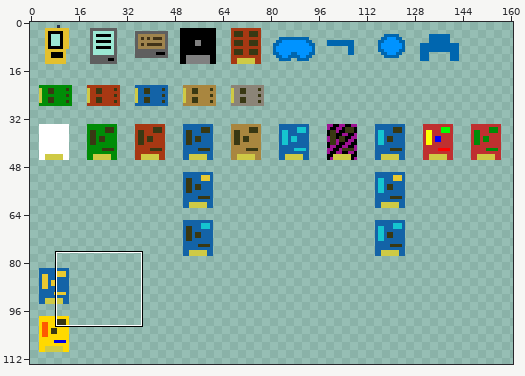
Two versions of one sprite sheet, resources/logisticspipes/item_textures.png. The first picture is a wide view before the edit; the outline marks the close-up.
Close-up. As it was:
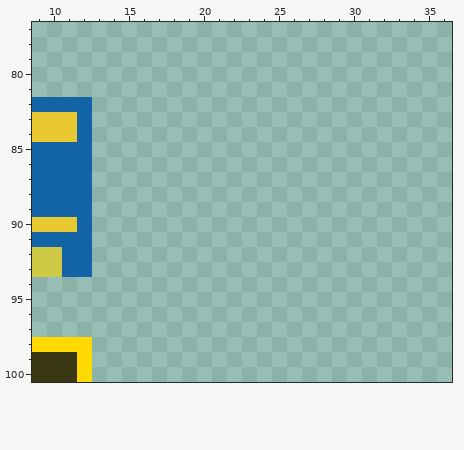
The file is 256x256 pixels. Pixels under 10% opacity are left out. Shown: x 9..36, y 77..100. The wide view leaves out empty margins.
After the commit:
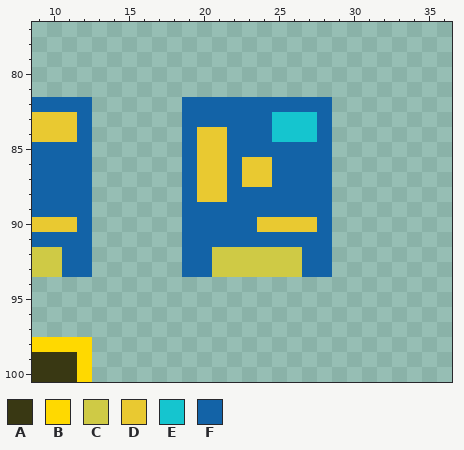
Palette (. is transparent): A #393813  B #ffd900  C #cfca45  D #e9c931  E #15c5cf  F #1363a7
From old to new:
y 82: x 19..28 .......... -> FFFFFFFFFF
y 83: x 19..28 .......... -> FFFFFFEEEF
y 84: x 19..28 .......... -> FDDFFFEEEF
y 85: x 19..28 .......... -> FDDFFFFFFF
y 86..87: x 19..28 .......... -> FDDFDDFFFF
y 88: x 19..28 .......... -> FDDFFFFFFF
y 89: x 19..28 .......... -> FFFFFFFFFF
y 90: x 19..28 .......... -> FFFFFDDDDF
y 91: x 19..28 .......... -> FFFFFFFFFF
y 92..93: x 19..28 .......... -> FFCCCCCCFF
Boxes around the changes in both close-ups, in picture pixels (x1, y1, x2, y2):
added: (182, 97, 332, 277)
